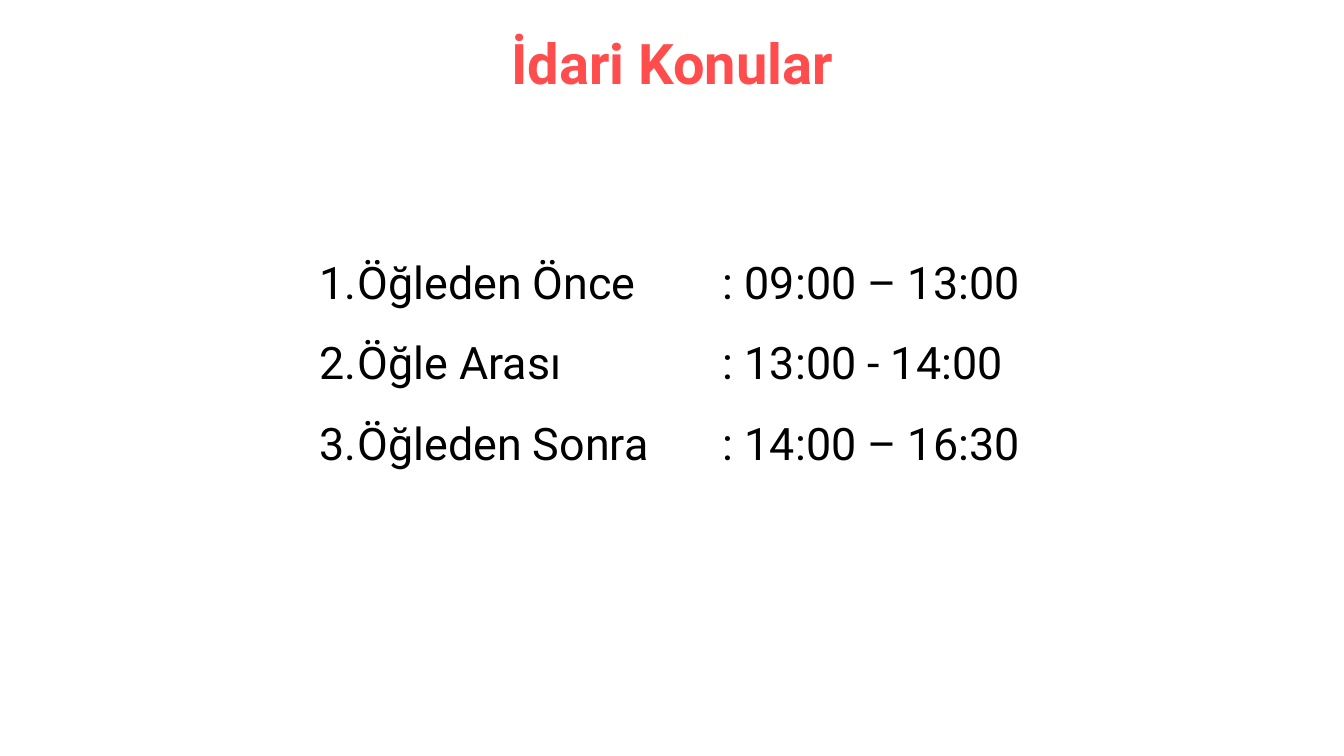
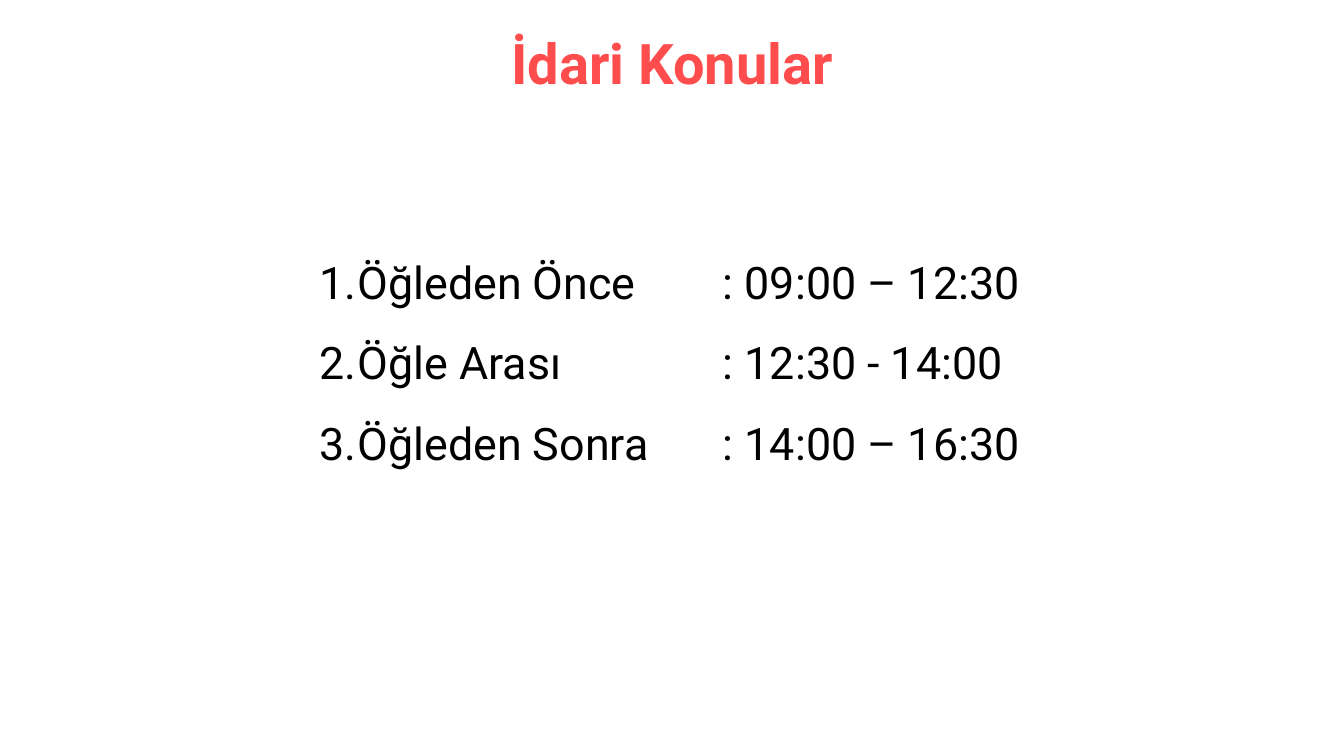
Before and after one commit to celiktenozkan/preprocessing-analysis-ml-dl-big-data, a slide deck: slide 3 of 00_acilis_preprocessing-analysis-ml-dl-big-data.pptx. Drawn at 1344x756 pixels with LibreOffice and Linux fonts; fonts in the diff are those of the drawing. Boxes give left, top, right and bottom in pixels: in the first picture for what was removed or moved away, otherwise in the second. Text is boxed around its words. In the diff, an @@ line names an element or a change of style, - is before the commit and + after.

```diff
--- a/00_acilis_preprocessing-analysis-ml-dl-big-data.pptx
+++ b/00_acilis_preprocessing-analysis-ml-dl-big-data.pptx
@@ text at (320, 260, 1020, 389): text changed @@
-1. Öğleden Önce : 09:00 – 13:00
-2. Öğle Arası : 13:00 - 14:00
+1. Öğleden Önce : 09:00 – 12:30
+2. Öğle Arası : 12:30 - 14:00
```
Also in this commit, not shown: 4 other slides changed, 1 slide added, 41 other files.
